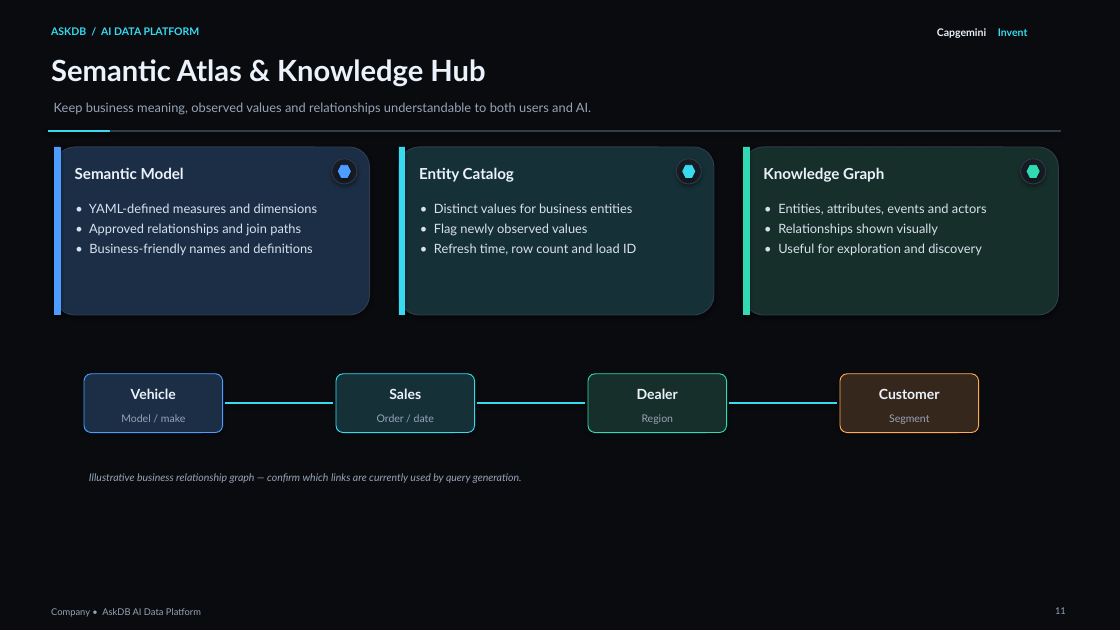
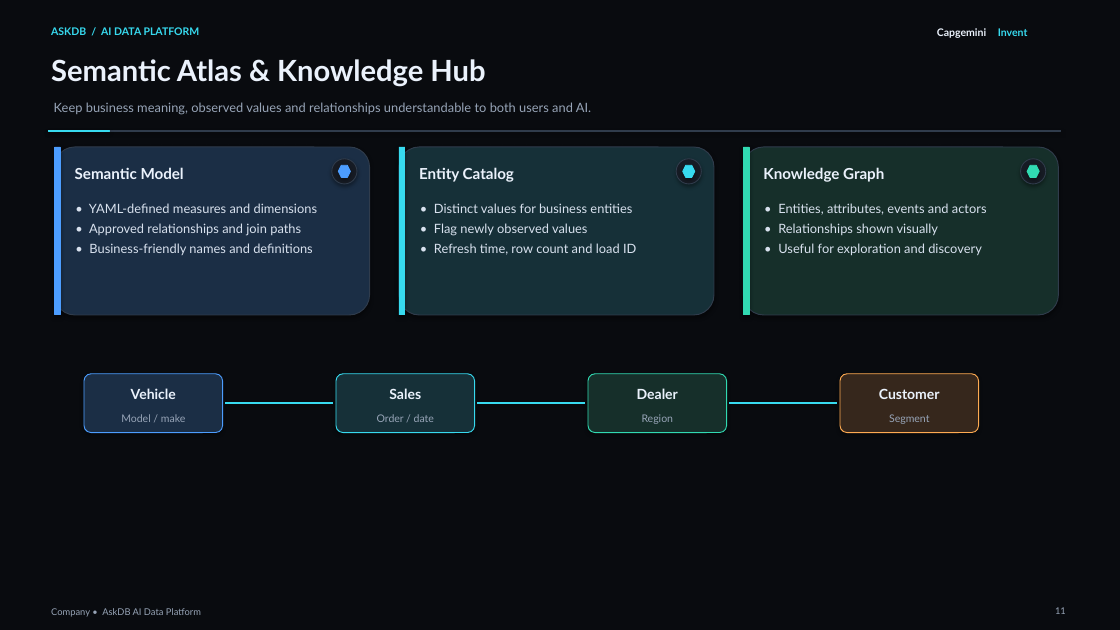
Before and after one commit to kondhalkarRK/ai_data_v2, a slide deck: slide 11 of askdb/docs/presentations/AskDB_AI_Data_Platform_Redesigned.pptx. Drawn at 1120x630 pixels with LibreOffice and Linux fonts; fonts in the diff are those of the drawing. Boxes give left, top, right and bottom in pixels: in the first picture for what was removed or moved away, otherwise in the second. Text is boxed around its words. In the diff, an @@ line names an element or a change of style, - is before the commit and + after.

```diff
--- a/askdb/docs/presentations/AskDB_AI_Data_Platform_Redesigned.pptx
+++ b/askdb/docs/presentations/AskDB_AI_Data_Platform_Redesigned.pptx
@@ text removed at <box>89,473,522,483</box> @@
-Illustrative business relationship graph — confirm which links are currently used by query generation.
```
Also in this commit, not shown: 1 other slide changed, 5 other files.
